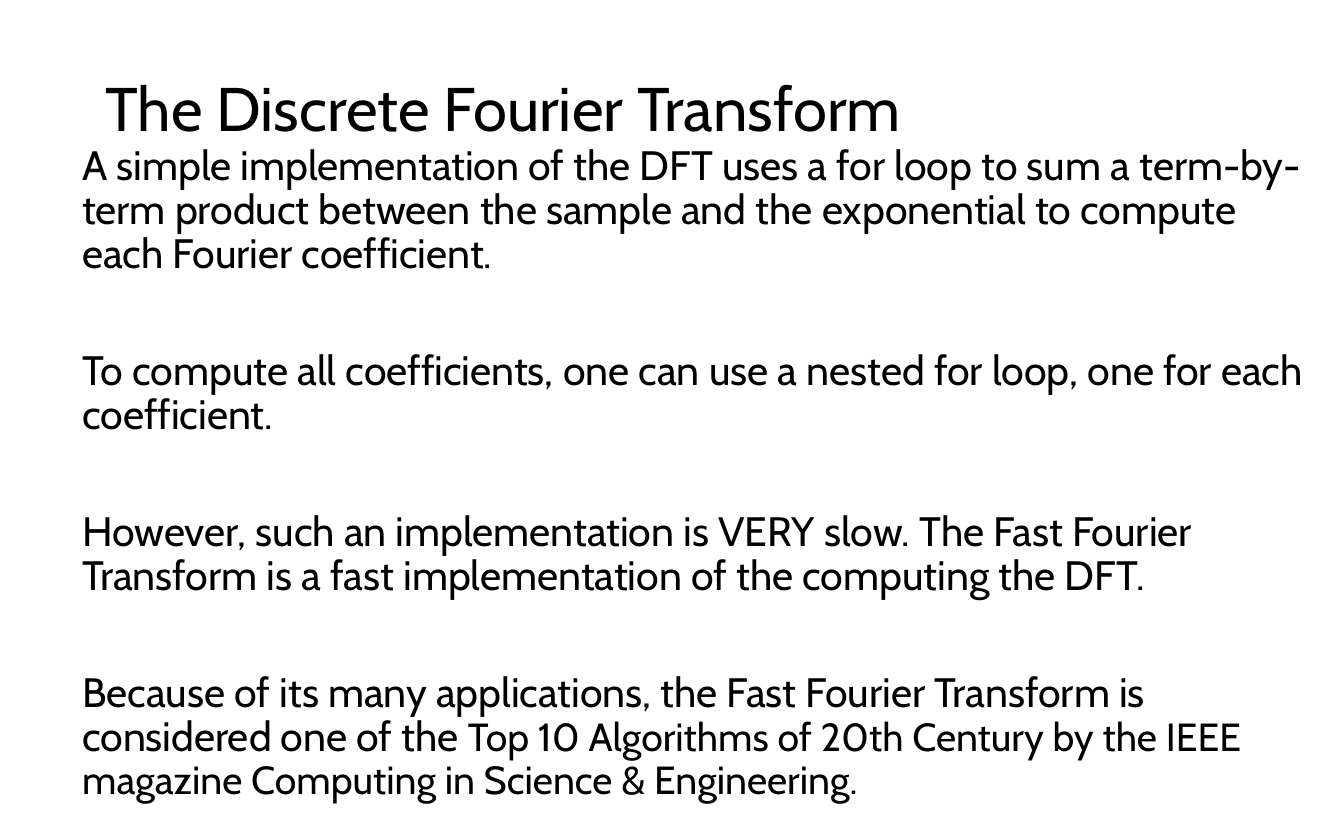
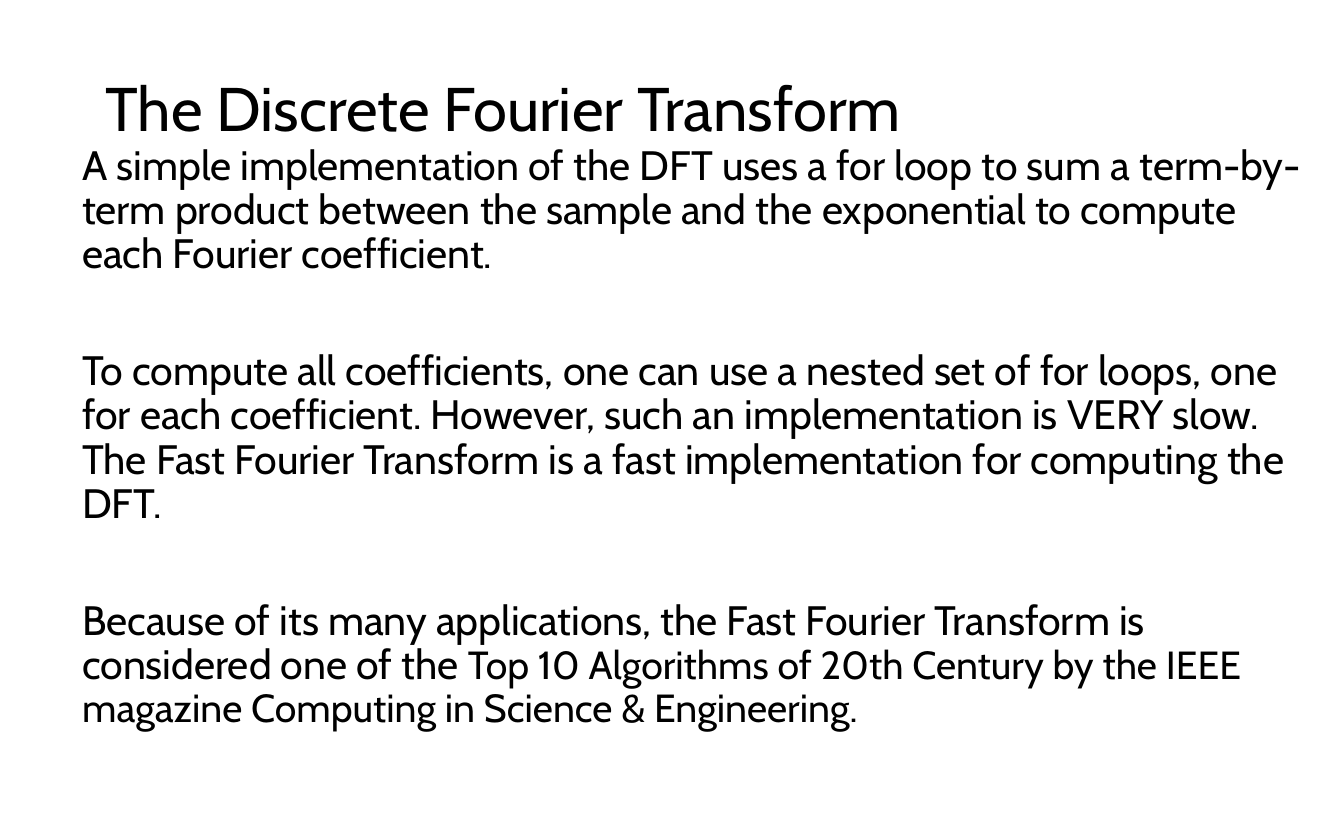
Before and after one commit to LongBaoNguyen/longbaonguyen.github.io, a slide deck: slide 22 of courses/apcsp/lect17.pptx. Drawn at 1344x840 pixels with LibreOffice and Linux fonts; fonts in the diff are those of the drawing; background and template pictures are left out. Boxes give left, top, right and bottom in pixels: in the first picture for what was removed or moved away, otherwise in the second. Text is boxed around its words. In the diff, an @@ line names an element or a change of style, - is before the commit and + after.

```diff
--- a/courses/apcsp/lect17.pptx
+++ b/courses/apcsp/lect17.pptx
@@ text at bbox=[82, 354, 1284, 518]: text changed @@
-To compute all coefficients, one can use a nested for loop, one for each coefficient.
-However, such an implementation is VERY slow. The Fast Fourier Transform is a fast implementation of the computing the DFT.
+To compute all coefficients, one can use a nested set of for loops, one for each coefficient. However, such an implementation is VERY slow. The Fast Fourier Transform is a fast implementation for computing the DFT.
```
Also in this commit, not shown: 2 other files.
